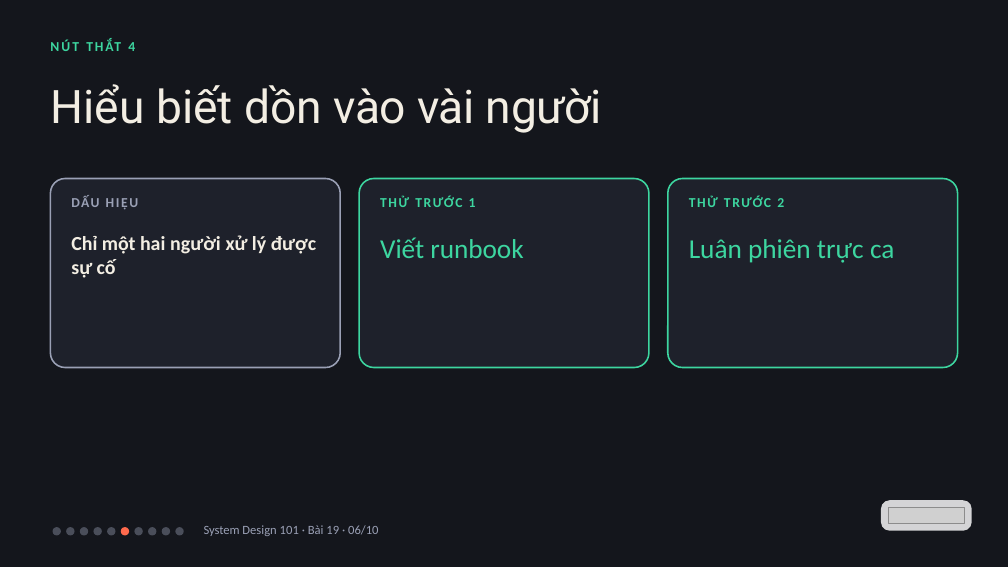
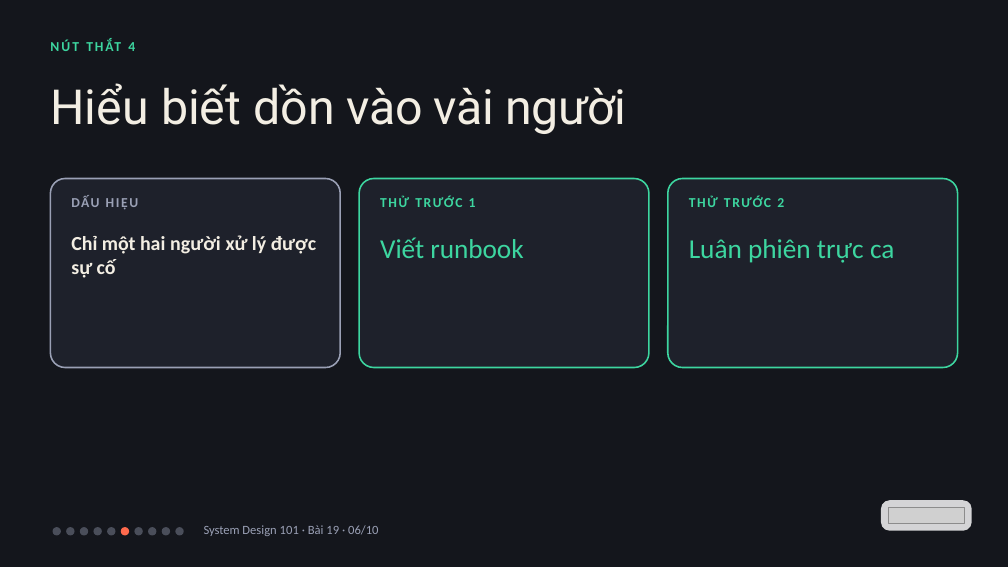
Before and after one commit to vohoailinh90/tool-marketing-studio, a slide deck: slide 6 of system-design-101/vi/lessons/sd-13-019/slides/sd-13-019.pptx. Drawn at 1008x567 pixels with LibreOffice and Linux fonts; fonts in the diff are those of the drawing; grey boxes stand for pictures. Boxes give left, top, right and bottom in pixels: in the first picture for what was removed or moved away, otherwise in the second. Text is boxed around its words. In the diff, an @@ line names an element or a change of style, - is before the commit and + after.

```diff
--- a/system-design-101/vi/lessons/sd-13-019/slides/sd-13-019.pptx
+++ b/system-design-101/vi/lessons/sd-13-019/slides/sd-13-019.pptx
@@ text "Hiểu biết dồn vào vài ..." at (50, 83, 627, 134): size 66 to 69 pt; letter spacing -0.5 to -0.6 pt in "vào"; letter spacing -0.6 to -0.7 pt in "người" @@
```
Also in this commit, not shown: 2 other slides changed, 8 other files.
